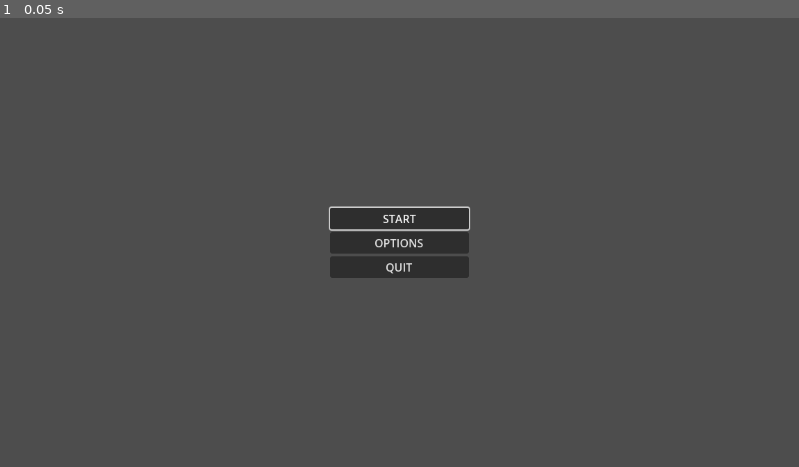
Above: before the commit, frame 1.
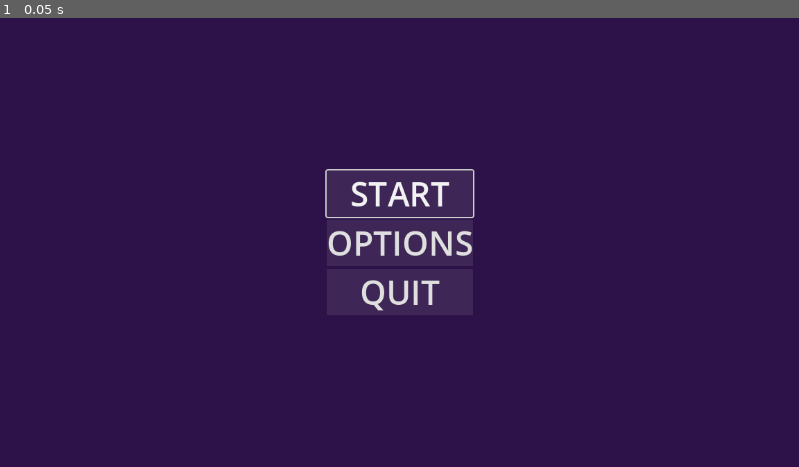
Above: after the commit, the same moment.

Repository: dadolyner/GameJam15
Game: Godot game, scene res://src/scenes/menu.tscn
Same seed, same stepped clock (60 frames per second), same inputs: the game is played once before the commit and once after it. The project has no main scene, so this scene is started directly.
Inputs:
- Up to frame 1 (0.05 s): no input

The runs differ from the first frame. In frame 1, 100% of the frame differs, in the area x 0-100%, y 0-100%.

Commit message:
design of main menu

Diff:
--- a/src/scenes/menu.tscn
+++ b/src/scenes/menu.tscn
@@ -1,6 +1,22 @@
-[gd_scene load_steps=2 format=3 uid="uid://su00web4474v"]
+[gd_scene load_steps=6 format=3 uid="uid://su00web4474v"]
 
 [ext_resource type="Script" path="res://src/scripts/menu.gd" id="1_g0knv"]
+
+[sub_resource type="SystemFont" id="SystemFont_84ip8"]
+font_names = PackedStringArray("RuneScape UF")
+
+[sub_resource type="StyleBoxFlat" id="StyleBoxFlat_frkq8"]
+bg_color = Color(0.6, 0.6, 0.6, 0.160784)
+
+[sub_resource type="SystemFont" id="SystemFont_0tm75"]
+font_names = PackedStringArray("RuneScape UF")
+
+[sub_resource type="Theme" id="Theme_c4um7"]
+default_font = SubResource("SystemFont_0tm75")
+default_font_size = 32
+Button/font_sizes/font_size = 48
+Button/fonts/font = SubResource("SystemFont_84ip8")
+Button/styles/normal = SubResource("StyleBoxFlat_frkq8")
 
 [node name="Menu" type="Control"]
 layout_mode = 3
@@ -9,7 +25,20 @@
 anchor_bottom = 1.0
 grow_horizontal = 2
 grow_vertical = 2
+theme = SubResource("Theme_c4um7")
 script = ExtResource("1_g0knv")
+
+[node name="MarginContainer" type="MarginContainer" parent="."]
+layout_mode = 1
+anchors_preset = 15
+anchor_right = 1.0
+anchor_bottom = 1.0
+grow_horizontal = 2
+grow_vertical = 2
+
+[node name="ColorRect" type="ColorRect" parent="MarginContainer"]
+layout_mode = 2
+color = Color(0.141176, 0, 0.282353, 0.780392)
 
 [node name="VBoxContainer" type="VBoxContainer" parent="."]
 layout_mode = 1
@@ -19,11 +48,13 @@
 anchor_right = 0.5
 anchor_bottom = 0.5
 offset_left = -100.0
-offset_top = -50.5
+offset_top = -52.0
 offset_right = 100.0
-offset_bottom = 50.5
+offset_bottom = 52.0
 grow_horizontal = 2
 grow_vertical = 2
+size_flags_horizontal = 4
+size_flags_vertical = 4
 
 [node name="StartButton" type="Button" parent="VBoxContainer"]
 layout_mode = 2
